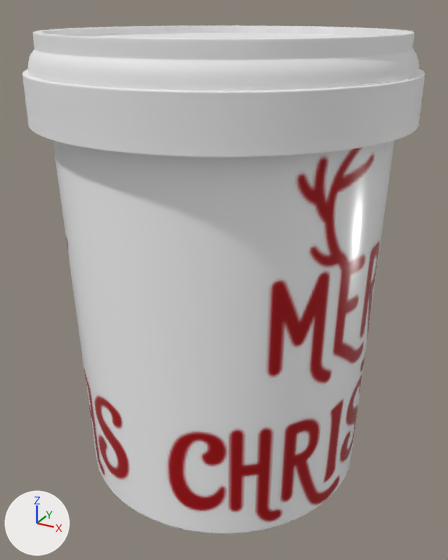
The glTF model public/models/1483.glb as it was, and as the next commit left it.
The view is the same before and after, from a camera (50 mm lens) standing at (74.0, -134.0, 62.0) and looking at (1.1, -1.5, -4.3). The lights are fixed; the arrows at lower left show +X, +Y and +Z. The first picture is the older version. Where no turn or scale is listed for an object, it has been applied to the vertices.

In view in the first picture: '盖子', '贴图' and 1 more.
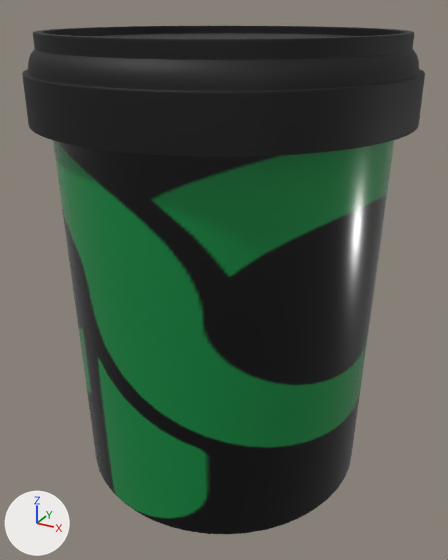
Location of each change, (x1, y1, x2, y2) in pixels of the pictures (448 x 560 px):
'贴图', surface changed (darker): (53, 140, 394, 533) in both
'盖子', surface changed: (22, 26, 425, 157) in both

The edits, one by one:
Picture 'AP_Watermark' (img_ap_watermark) is new.
Material 'Material #27' (mat_material__27) changes its picture from img_965ac40a_f831_4012_a314_64bff6d08b4c to img_ap_watermark.
In material 'Material #26' (mat_material__26), base_color is no longer (1.0, 1.0, 1.0), white #ffffff.
In material 'Material #26' (mat_material__26), texture is now set to img_ap_watermark.
